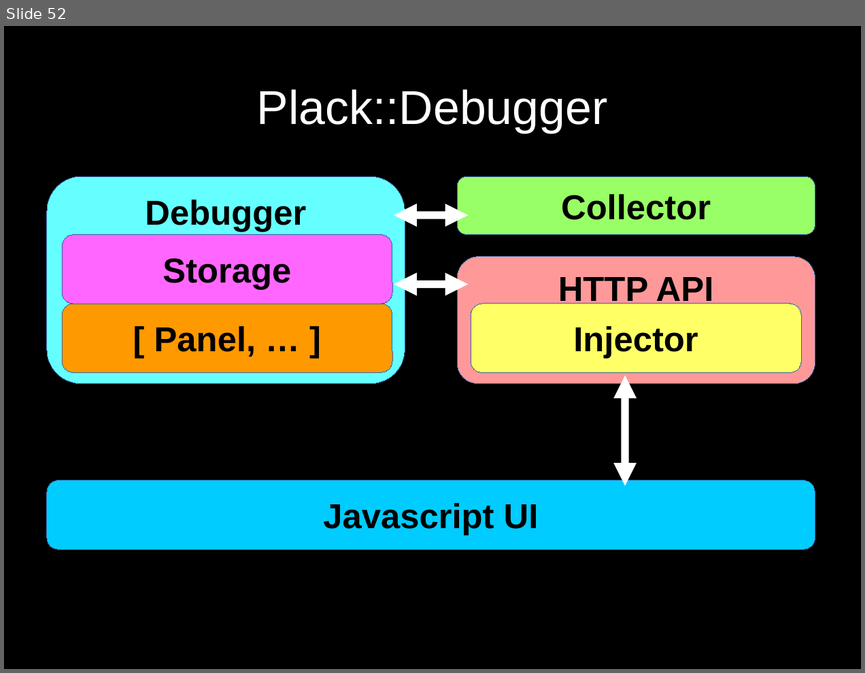
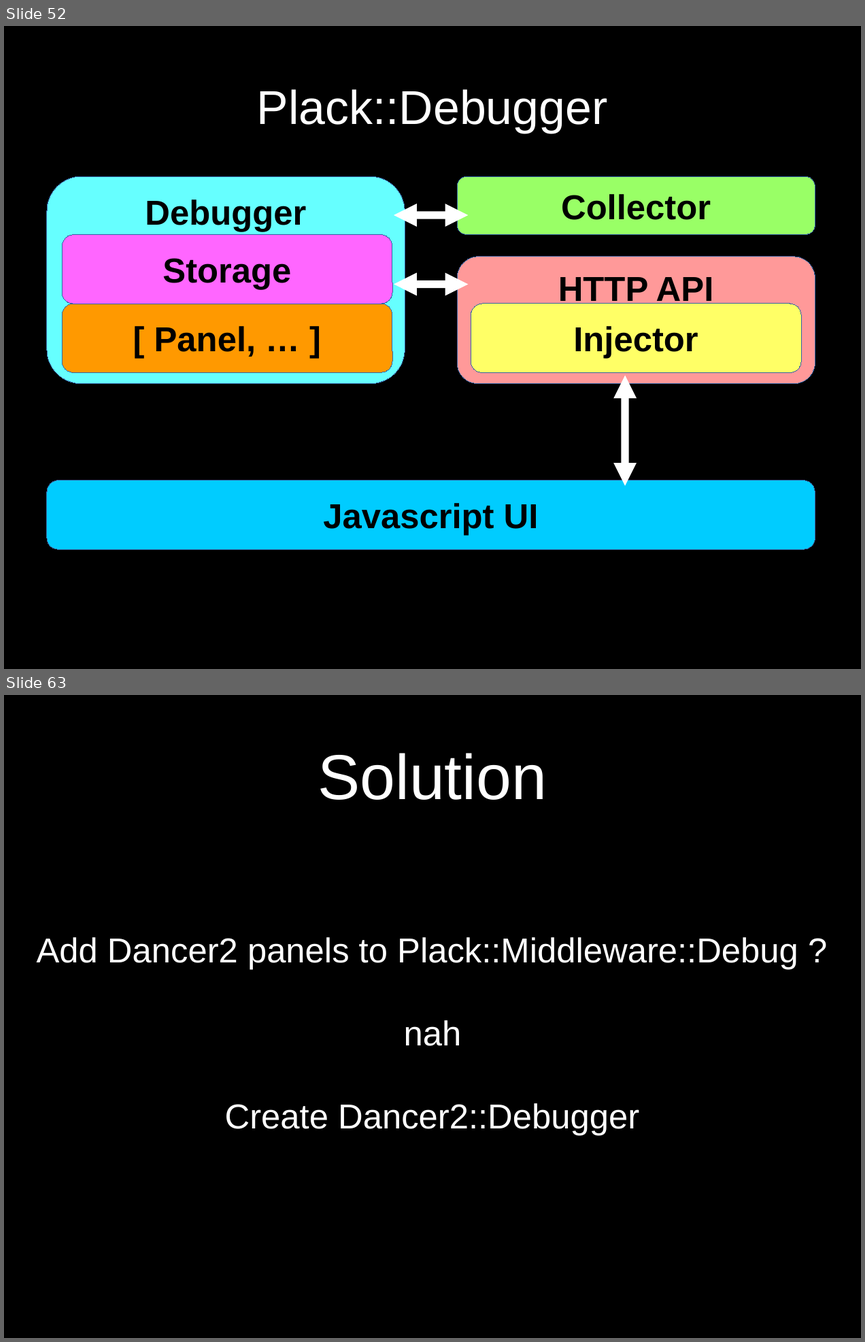
Before and after one commit to SysPete/perl-dancer-conference-2016, a slide deck: plack-debugger-meets-dancer2.odp. Shown one above the other, each under a label of ours: slide 52 before the commit, slides 52 and 63 after it; the slides between them are not shown. The pictures are 865x673 and 865x1342 pixels, drawn with LibreOffice and Linux fonts; fonts in the diff are those of the drawing. Boxes give left, top, right and bottom in pixels: in the first picture for what was removed or moved away, otherwise in the second. Text is boxed around its words. In the diff, an @@ line names an element or a change of style, - is before the commit and + after.

Commit message:
more slides add to debugger presentation. close to finished.

```diff
--- a/plack-debugger-meets-dancer2.odp
+++ b/plack-debugger-meets-dancer2.odp
@@ slide 63 added at <box>4,695,861,1338</box>, background #000000 @@
@@ title added at <box>318,753,547,800</box>, 58.7 pt, text #FFFFFF @@
+Solution
@@ subtitle added at <box>37,937,798,1135</box>, 32 pt, text #FFFFFF @@
+Add Dancer2 panels to Plack::Middleware::Debug ?
+nah
+Create Dancer2::Debugger
```
Also in this commit, not shown: 19 other slides added.
